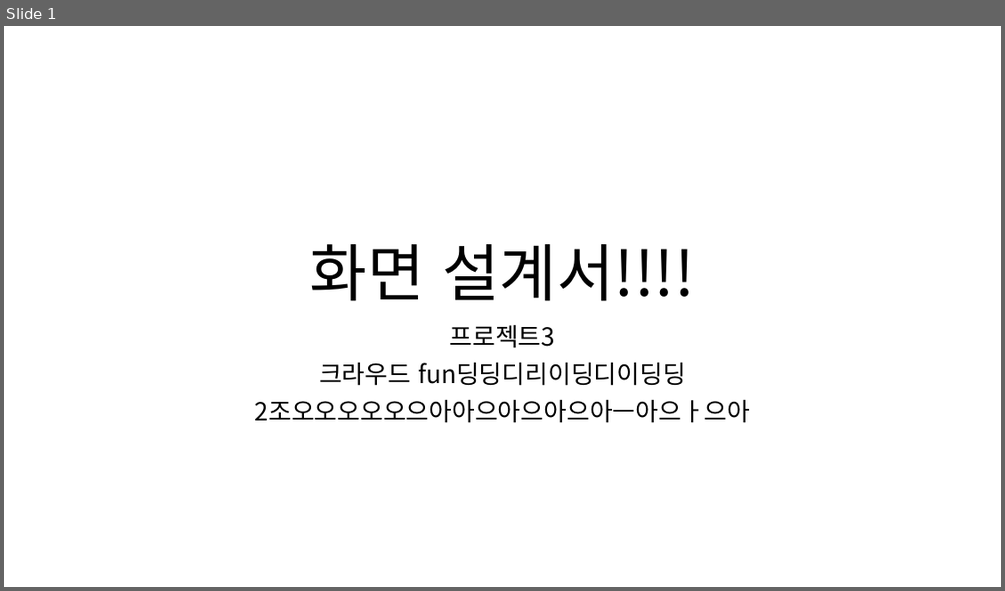
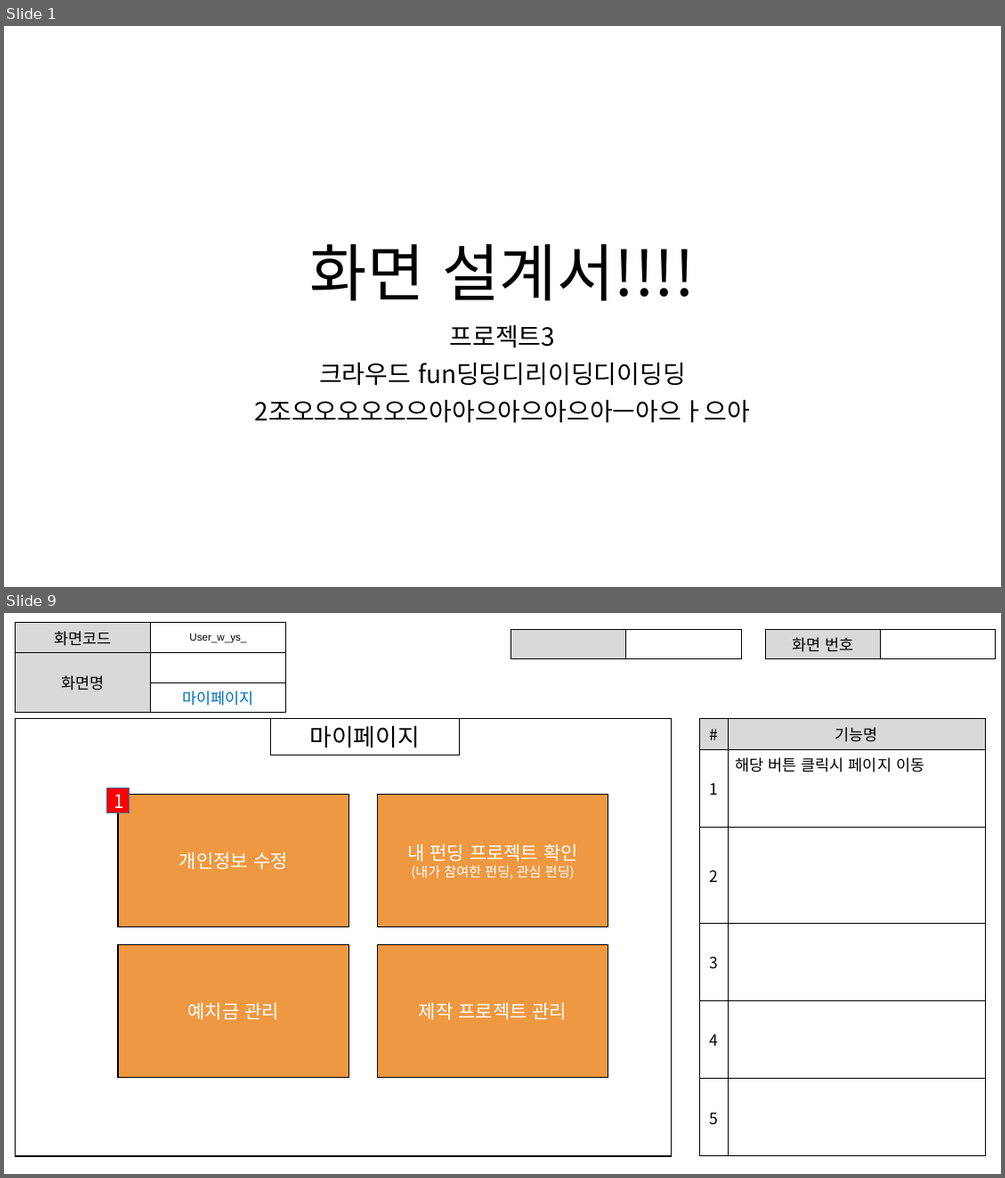
Before and after one commit to ezenteam2/EzenCrowdFunding, a slide deck: project03 화면설계서/project03 - 화면 설계서 - 용승.pptx. Shown one above the other, each under a label of ours: slide 1 before the commit, slides 1 and 9 after it; the slides between them are not shown. The pictures are 1005x591 and 1005x1178 pixels, drawn with LibreOffice and Linux fonts; fonts in the diff are those of the drawing. Boxes give left, top, right and bottom in pixels: in the first picture for what was removed or moved away, otherwise in the second. Text is boxed around its words. In the diff, an @@ line names an element or a change of style, - is before the commit and + after.

Commit message:
용승이 화면설계 진행중>3<

```diff
--- a/project03 화면설계서/project03 - 화면 설계서 - 용승.pptx
+++ b/project03 화면설계서/project03 - 화면 설계서 - 용승.pptx
@@ slide 9 added at <box>4,613,1001,1174</box>, background #FFFFFF @@
@@ table added at <box>15,623,285,709</box>, 3 rows, 2 columns @@
+화면코드 | User_w_ys_
+화면명 | 
+ | 마이페이지
@@ table added at <box>511,629,741,656</box>, 1 rows, 2 columns @@
+ | 
@@ table added at <box>765,629,995,656</box>, 1 rows, 2 columns @@
+화면 번호 | 
@@ rectangle added at <box>15,718,671,1156</box>, fill #FFFFFF, outline #000000 1 pt @@
@@ rectangle added at <box>270,718,459,755</box>, outline #000000 0.75 pt, 23 pt, text #000000 @@
+마이페이지
@@ table added at <box>700,718,985,1156</box>, 6 rows, 2 columns @@
+# | 기능명
+1 | 해당 버튼 클릭시 페이지 이동
+2 | 
+3 | 
+4 | 
+5 | 
@@ rectangle added at <box>107,788,129,813</box>, fill #FF0000, outline #43739E 1 pt, 18 pt, text #FFFFFF @@
+1
@@ rectangle added at <box>118,795,348,927</box>, fill #EE9842, outline #000000 1 pt, 18 pt, text #FFFFFF @@
+개인정보 수정
@@ rectangle added at <box>377,795,608,927</box>, fill #EE9842, outline #000000 1 pt, 13 pt, text #FFFFFF @@
+내 펀딩 프로젝트 확인
+(내가 참여한 펀딩, 관심 펀딩)
@@ rectangle added at <box>118,944,348,1077</box>, fill #EE9842, outline #000000 1 pt, 18 pt, text #FFFFFF @@
+예치금 관리
@@ rectangle added at <box>377,944,608,1077</box>, fill #EE9842, outline #000000 1 pt, 18 pt, text #FFFFFF @@
+제작 프로젝트 관리
```
Also in this commit, not shown: 2 slides changed, 9 other slides added, 2 other files.
